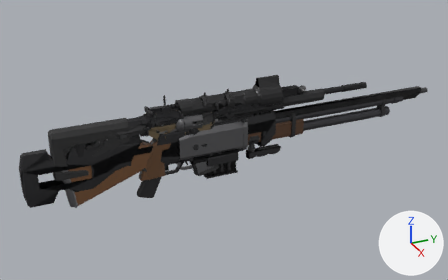
The glTF model public/models/weapons.glb, before and after one commit.
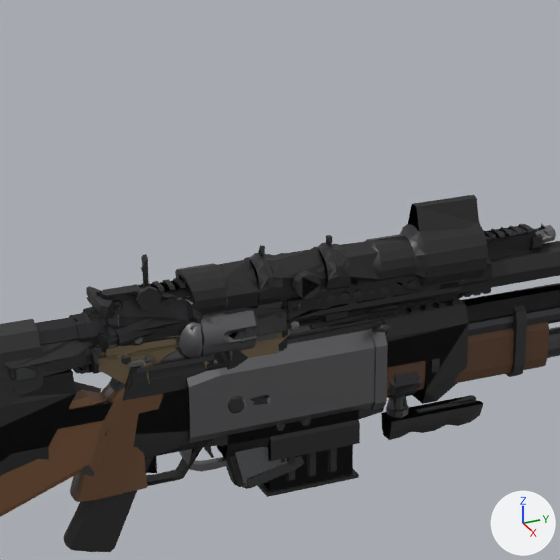
There are two pictures of each version: one whole from a camera (50 mm lens) standing at (1.355, -0.427, 0.682) and looking at (-0.012, 0.188, -0.001), one close up on the part from 26% to 69% of the width and 3% to 72% of the height. Every picture has the same lights, and +X, +Y and +Z are marked at lower right. The last two pictures show the newer version. Where no turn or scale is listed for an object, it has been applied to the vertices. Vertices at exactly the same position are counted once.

The first close-up shows 'ar_mesh', 'ar_near_mesh', 'pistol_mesh', 'pistol_near_mesh', 'shotgun_Shotgun_2', 'smg_mesh', 'smg_near_mesh', 'sniper_mesh', 'sniper_near_mesh'.
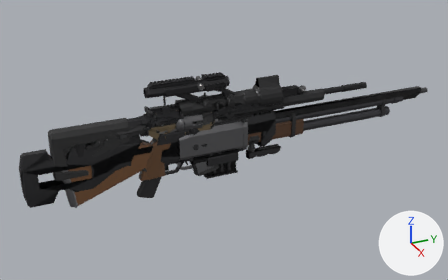
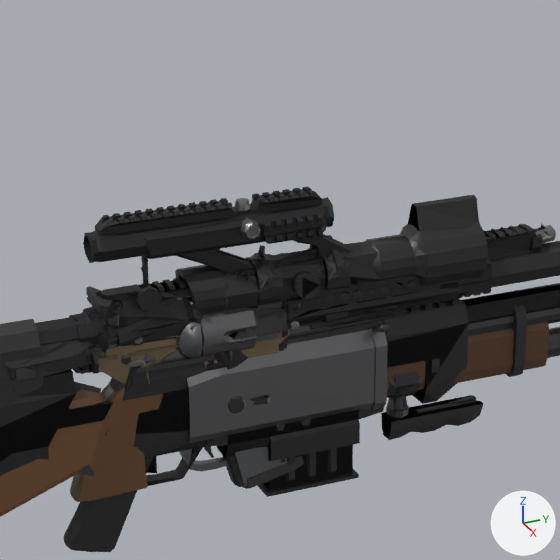
Boxes (x1, y1, x2, y2) around the edits, measured in the close-ups (560 x 560 px):
'ar_near_mesh', reshaped: before (0, 223, 556, 489); after (0, 186, 556, 489)
part 1 of me_ar_near_mesh, added: after (83, 186, 352, 281)

What the commit changed:
Material 'Gun_ar_near_Scope_h-190' (mat_gun_ar_near_scope_h_190) is new.
Its base color is (0.032, 0.032, 0.035) (dark grey #323235).
Its metallic is 0.6.
Its roughness is 0.48.
Material 'Gun_ar_near_Scope_lens' (mat_gun_ar_near_scope_lens) is new.
Its base color is (0.012, 0.02, 0.03) (dark blue #1d2730).
Its metallic is 0.5.
Its roughness is 0.08.
Material 'Gun_ar_near_Scope_stell' (mat_gun_ar_near_scope_stell) is new.
Its base color is (0.2, 0.2, 0.205) (grey #7c7c7d).
Its metallic is 0.8.
Its roughness is 0.42.
me_ar_near_mesh is used by ob_ar_near_mesh; location (0.0, 0.0, 0.0).
me_ar_near_mesh had 4337 vertices, 8686 faces and spanned x -0.029..0.035, y -0.26..0.62, z -0.083..0.125.
me_ar_near_mesh now has 5082 vertices, 10175 faces and spans x -0.029..0.035, y -0.26..0.62, z -0.083..0.19.
me_ar_near_mesh part 1: a new loose piece of 745 vertices spanning x -0.018..0.023, y -0.026..0.213, z 0.119..0.19.
me_ar_near_mesh gains material mat_gun_ar_near_scope_h_190 (dark grey #323235).
me_ar_near_mesh gains material mat_gun_ar_near_scope_stell (grey #7c7c7d).
me_ar_near_mesh gains material mat_gun_ar_near_scope_lens (dark blue #1d2730).
